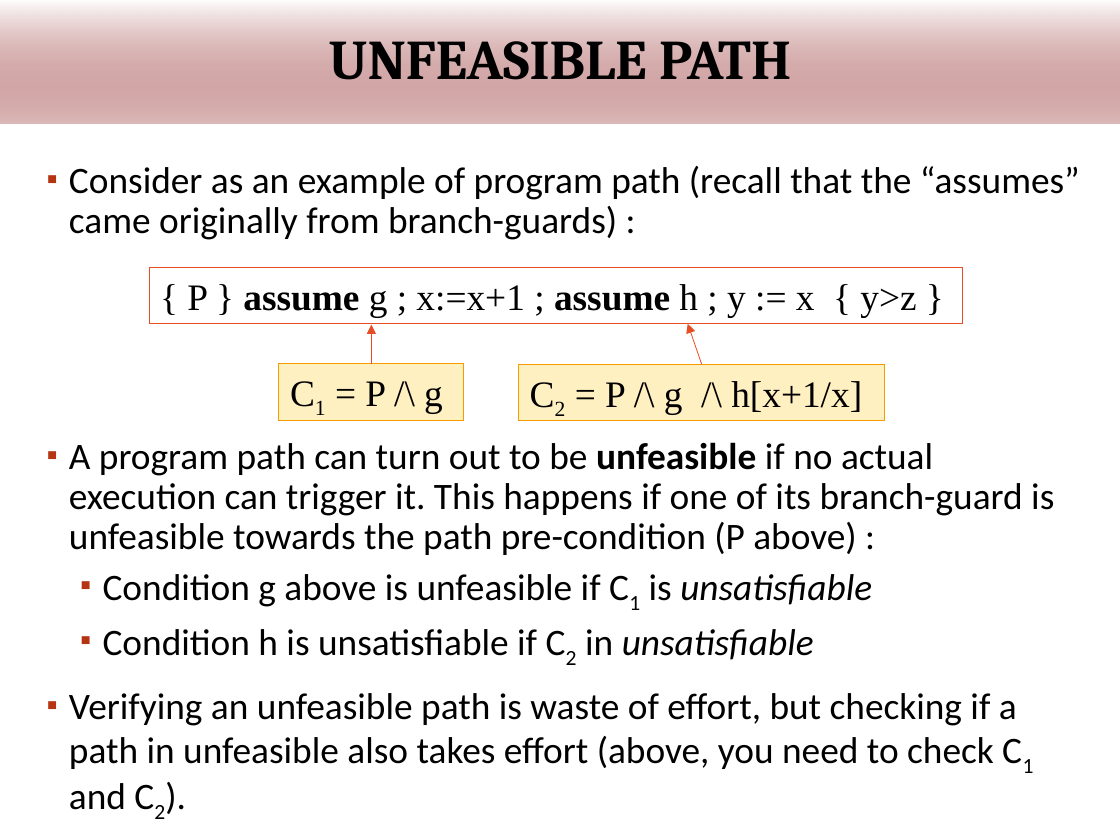
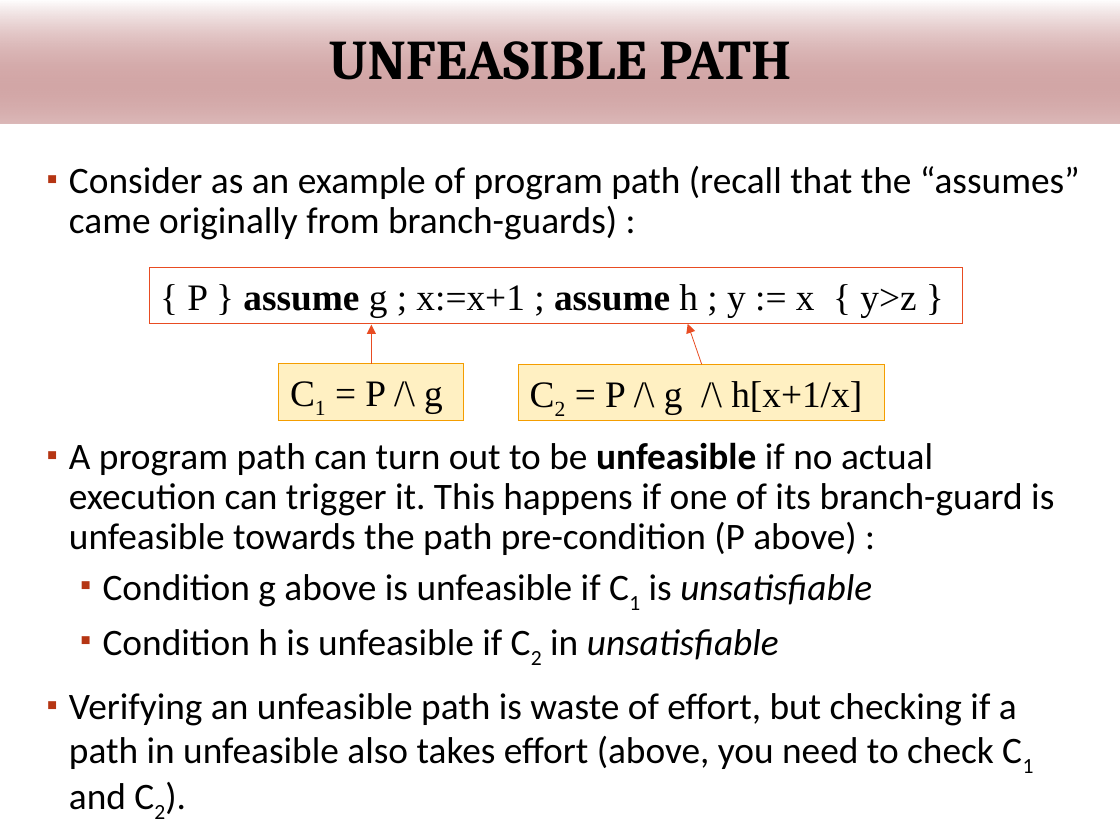
Before and after one commit to wooshrow/infopv, a slide deck: slide 24 of slides/PV_hoare.pptx. Drawn at 1120x840 pixels with LibreOffice and Linux fonts; fonts in the diff are those of the drawing; background and template pictures are left out. Boxes give left, top, right and bottom in pixels: in the first picture for what was removed or moved away, otherwise in the second. Text is boxed around its words. In the diff, an @@ line names an element or a change of style, - is before the commit and + after.

Commit message:
small fix slides pv-hoare

```diff
--- a/slides/PV_hoare.pptx
+++ b/slides/PV_hoare.pptx
@@ text at [103,629,779,660]: text changed @@
-  ▪ Condition h is unsatisfiable if C2 in unsatisfiable
+  ▪ Condition h is unfeasible if C2 in unsatisfiable
```
Also in this commit, not shown: 1 other file.
